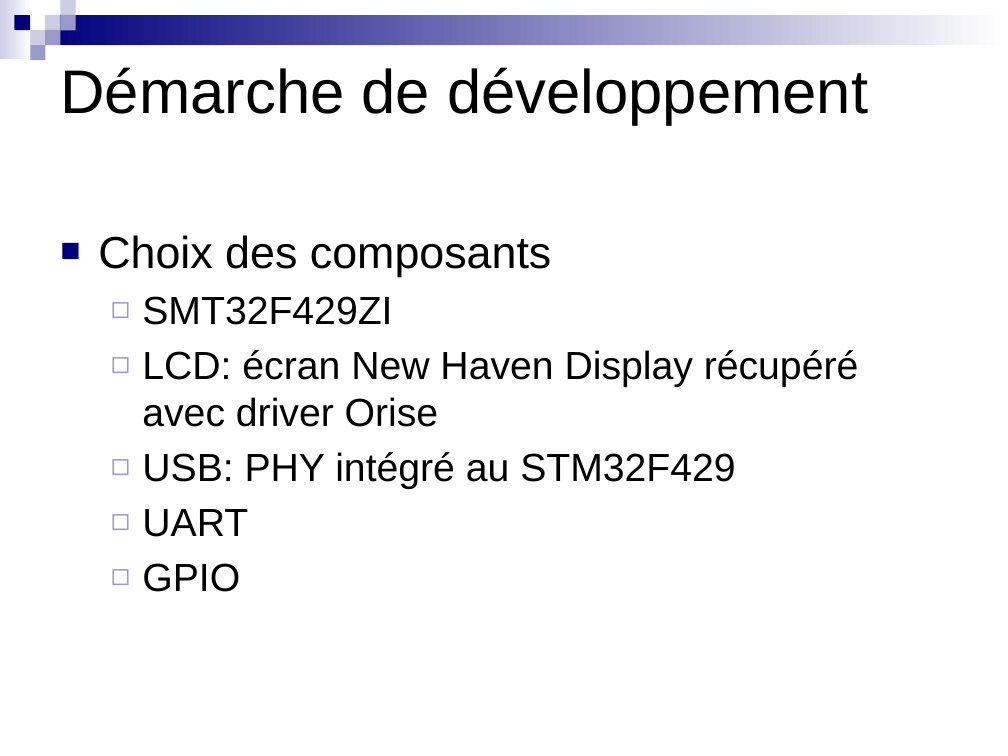
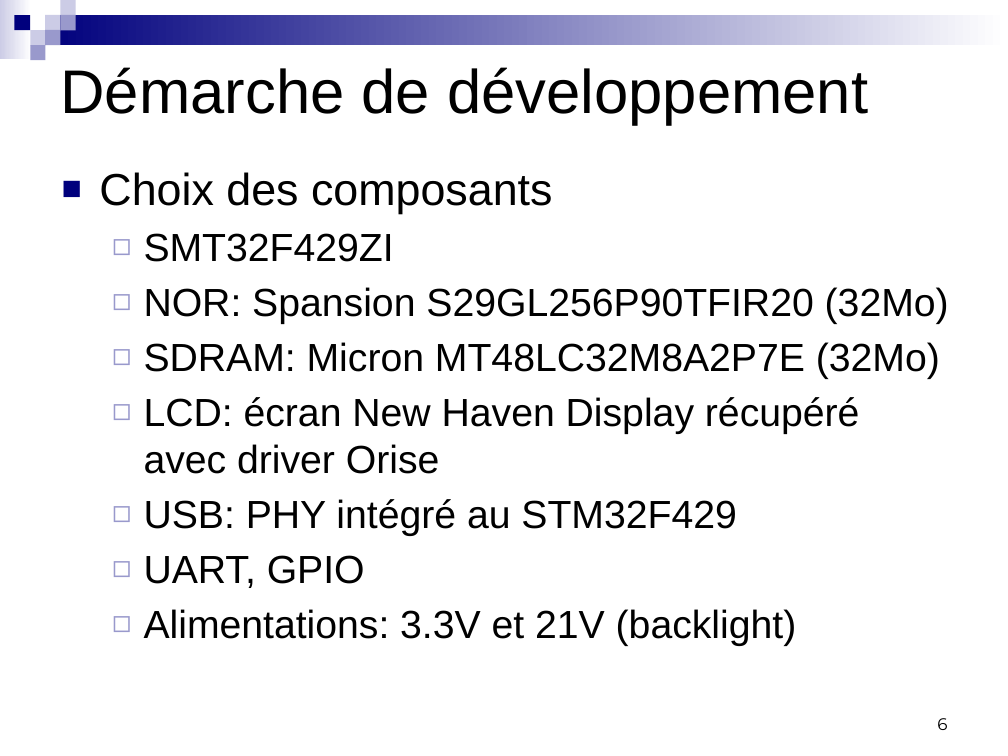
Before and after one commit to badrbouslikhin/Beluga, a slide deck: slide 6 of Rendu/PresentationFinale/Binome13PresentationFinalePRT.pptx. Drawn at 1008x756 pixels with LibreOffice and Linux fonts; fonts in the diff are those of the drawing. Boxes give left, top, right and bottom in pixels: in the first picture for what was removed or moved away, otherwise in the second. Text is boxed around its words. In the diff, an @@ line names an element or a change of style, - is before the commit and + after.

```diff
--- a/Rendu/PresentationFinale/Binome13PresentationFinalePRT.pptx
+++ b/Rendu/PresentationFinale/Binome13PresentationFinalePRT.pptx
@@ text "Choix des composants": place and size @@
-text "Choix des composants" at bbox=[98, 235, 859, 592]
+text "Choix des composants" at bbox=[99, 172, 949, 646]
@@ text at bbox=[144, 287, 949, 379]: paragraphs added @@
+  ◻ NOR: Spansion S29GL256P90TFIR20 (32Mo)
+  ◻ SDRAM: Micron MT48LC32M8A2P7E (32Mo)
@@ text at bbox=[144, 555, 797, 646]: text changed @@
-  ◻ UART
-  ◻ GPIO
+  ◻ UART, GPIO
+  ◻ Alimentations: 3.3V et 21V (backlight)
@@ page number added at bbox=[937, 718, 947, 730], 12 pt, text #000000 @@
+6
```
Also in this commit, not shown: 10 other slides changed.
